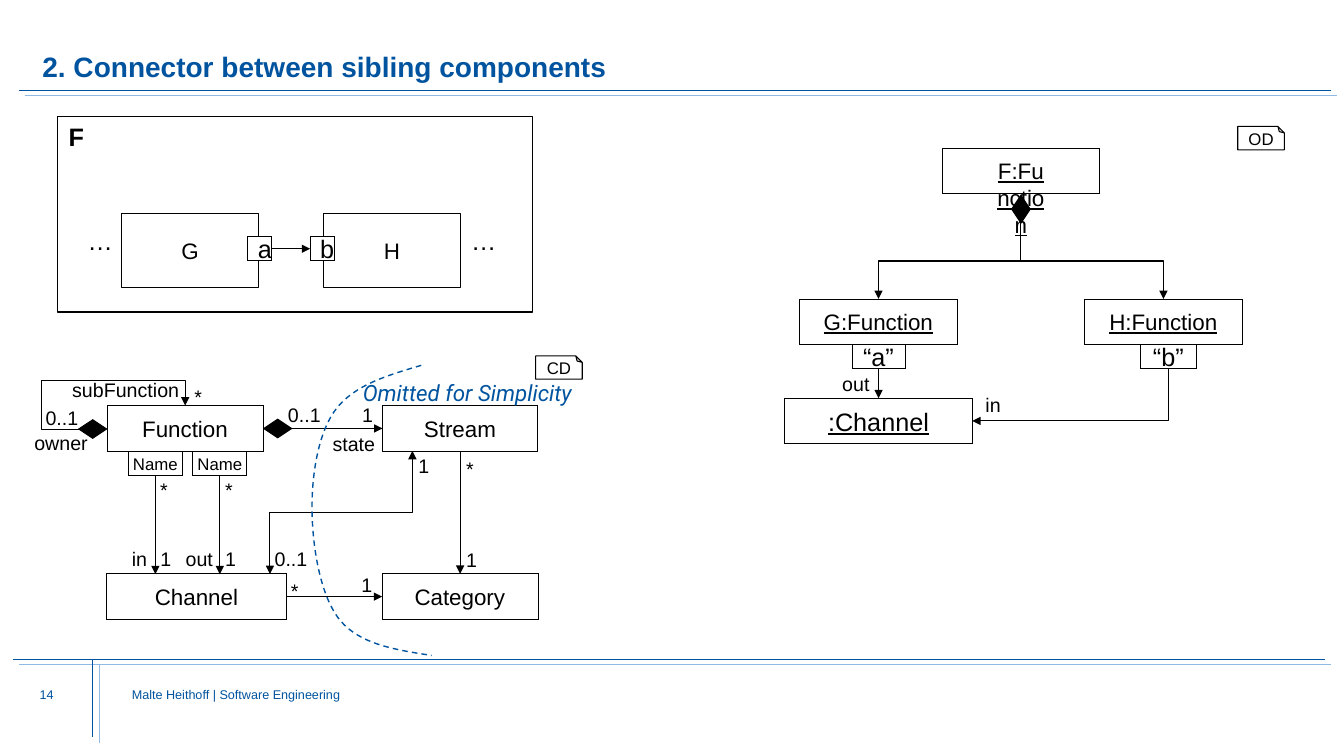
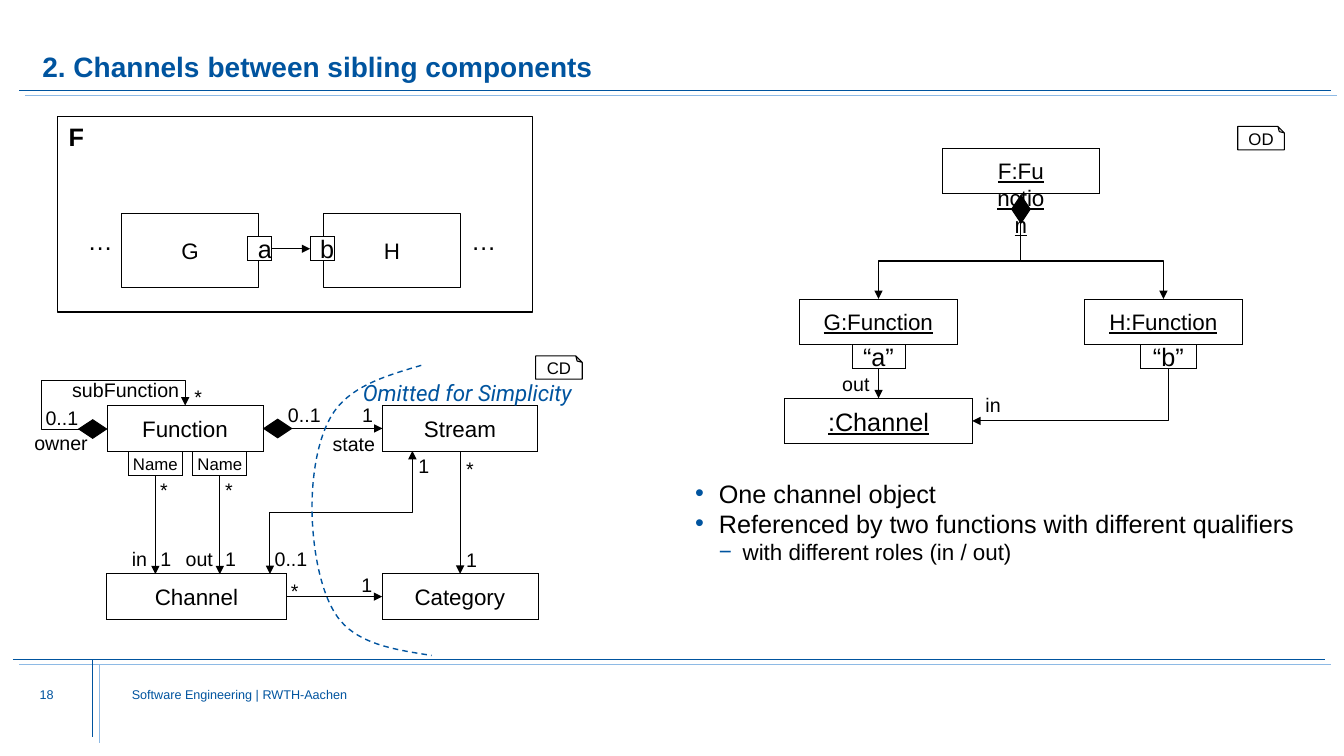
Before and after one commit to Fishi2402/montigem, a slide deck: slide 18 of products/syse_functions/doc/FunctionStructure.Explanation.pptx (slide 14 before the commit). Drawn at 1344x756 pixels with LibreOffice and Linux fonts; fonts in the diff are those of the drawing; background and template pictures are left out. Boxes give left, top, right and bottom in pixels: in the first picture for what was removed or moved away, otherwise in the second. Text is boxed around its words. In the diff, an @@ line names an element or a change of style, - is before the commit and + after.

Commit message:
FunctionStructure Update

```diff
--- a/products/syse_functions/doc/FunctionStructure.Explanation.pptx
+++ b/products/syse_functions/doc/FunctionStructure.Explanation.pptx
@@ title at [42, 56, 592, 82]: text changed @@
-2. Connector between sibling components
+2. Channels between sibling components
@@ text added at [719, 484, 1294, 565], 18 pt, text #000000 @@
+• One channel object
+• Referenced by two functions with different qualifiers
+  − with different roles (in / out)
@@ page number at [40, 690, 54, 699]: text changed @@
-14
+18
@@ text at [132, 690, 348, 702]: text changed @@
-Malte Heithoff | Software Engineering
+Software Engineering | RWTH-Aachen
```
Also in this commit, not shown: 16 other slides changed, 4 slides added, 15 slides removed, 1 other file.
